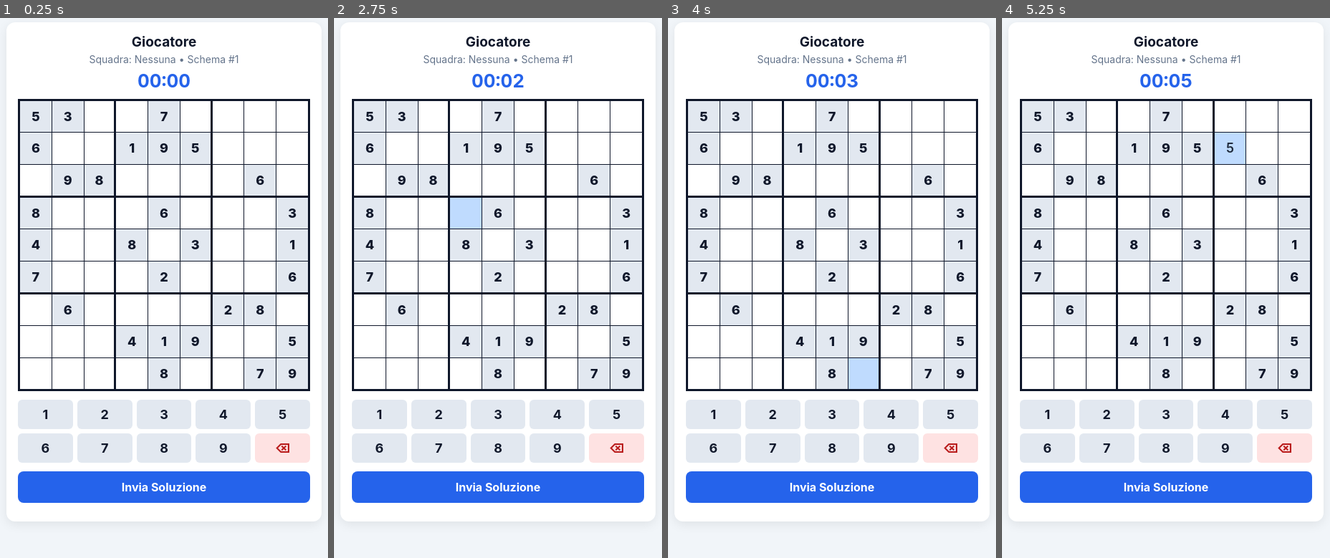
Above: before the commit, frames 1-4 (left to right).
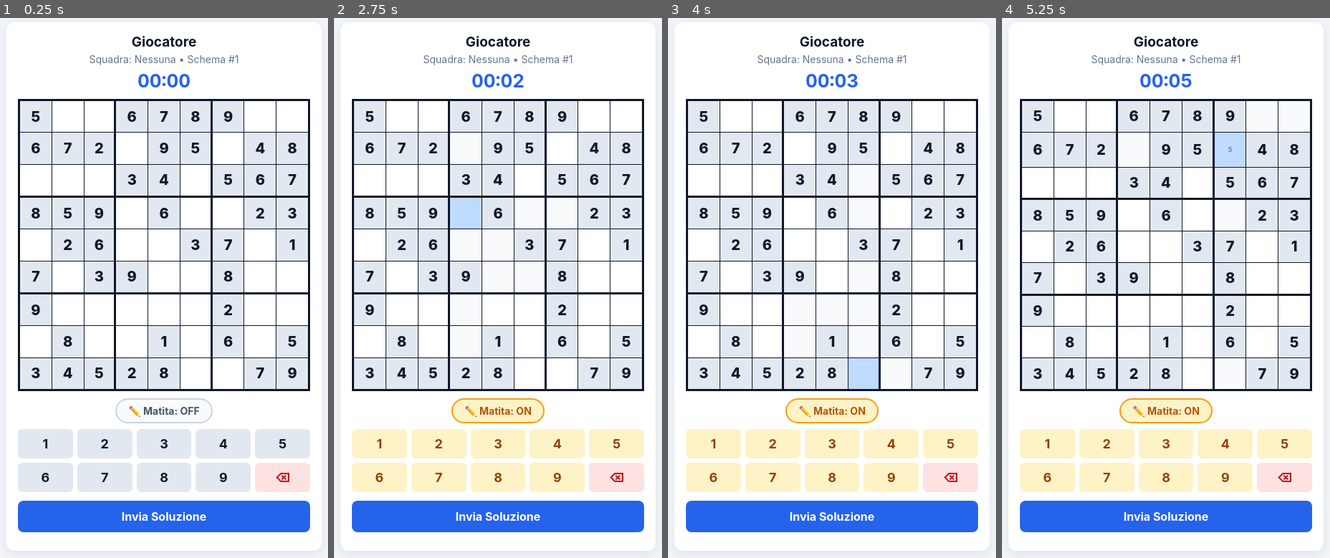
Above: after the commit, the same moments.

Repository: AngeloLanzillotti/sfida-sudoku
Game: browser game, page index.html
Two runs of this game, one before a commit and one after it. Both use one fixed random seed, a clock stepped at 60 frames per second and the inputs below.
Inputs (mouse positions are in pixels of both pictures, inside the frame that each line leads up to):
- Up to frame 1 (0.25 s): no input
- Up to frame 2 (2.75 s): click "7" at 1.27 s; click (530, 180) at 1.87 s; click (563, 212) at 2.02 s; click (465, 212) at 2.47 s; tap M at 2.52 s
- Up to frame 3 (4 s): click (704, 244) at 3.07 s; click (864, 374) at 3.67 s
- Up to frame 4 (5.25 s): click (1261, 309) at 4.27 s; click (1231, 147) at 4.52 s; click "5" at 4.87 s

The runs differ from the first frame. In frame 1, 38% of the frame differs, in the area x 3-97%, y 15-96%; in frame 2, 40%; in frame 3, 41%; in frame 4, 44%.

Commit message:
Semplify

Diff:
--- a/index.html
+++ b/index.html
@@ -21,18 +21,19 @@
       border: 3px solid #0f172a;
       background: #0f172a;
       gap: 1px;
-      margin: 0 auto 12px auto;
+      margin: 0 auto 10px auto;
     }
     .cell {
       background: white;
       display: flex;
       align-items: center;
       justify-content: center;
-      font-size: 18px;
+      font-size: 20px;
       font-weight: 600;
-      color: #1e293b;
+      color: #2563eb;
       cursor: pointer;
       user-select: none;
+      position: relative;
     }
     /* Bordi rinforzati per i blocchi 3x3 */
     .cell:nth-child(3n) { border-right: 2px solid #0f172a; }
@@ -41,13 +42,57 @@
     .cell:nth-child(n+46):nth-child(-n+54) { border-bottom: 2px solid #0f172a; }
 
     .cell.fixed { background: #e2e8f0; color: #0f172a; font-weight: 800; cursor: default; }
+    .cell.related { background: #f8fafc; }
     .cell.selected { background: #bfdbfe !important; }
-    .cell.highlight { background: #eff6ff; }
+
+    /* Mini-griglia 3x3 per le note a matita */
+    .notes-grid {
+      display: grid;
+      grid-template-columns: repeat(3, 1fr);
+      grid-template-rows: repeat(3, 1fr);
+      width: 100%;
+      height: 100%;
+      padding: 1px;
+      pointer-events: none;
+    }
+    .note-num {
+      font-size: 9px;
+      line-height: 1;
+      font-weight: 600;
+      color: #64748b;
+      display: flex;
+      align-items: center;
+      justify-content: center;
+    }
+
+    /* Barra strumenti (Matita) */
+    .tools {
+      display: flex;
+      justify-content: center;
+      margin-bottom: 8px;
+    }
+    .tool-btn {
+      padding: 7px 16px;
+      font-size: 14px;
+      font-weight: 700;
+      border-radius: 20px;
+      border: 2px solid #cbd5e1;
+      background: #f8fafc;
+      color: #475569;
+      cursor: pointer;
+      transition: all 0.15s;
+    }
+    .tool-btn.active {
+      background: #fef3c7;
+      border-color: #f59e0b;
+      color: #b45309;
+    }
 
     /* Tastiera numerica a video */
     .keypad { display: grid; grid-template-columns: repeat(5, 1fr); gap: 6px; margin-bottom: 12px; }
     .key { padding: 10px 0; font-size: 18px; font-weight: bold; background: #e2e8f0; border: none; border-radius: 6px; cursor: pointer; color: #0f172a; }
     .key:active { background: #cbd5e1; }
+    .key.pencil-mode { background: #fef3c7; color: #92400e; }
     .key-del { background: #fee2e2; color: #b91c1c; }
 
     button#submit-btn {
@@ -65,16 +110,20 @@
     <div id="timer">00:00</div>
     <div class="grid" id="board"></div>
 
-    <div class="keypad">
-      <button class="key" onclick="insertDigit(1)">1</button>
-      <button class="key" onclick="insertDigit(2)">2</button>
-      <button class="key" onclick="insertDigit(3)">3</button>
-      <button class="key" onclick="insertDigit(4)">4</button>
-      <button class="key" onclick="insertDigit(5)">5</button>
-      <button class="key" onclick="insertDigit(6)">6</button>
-      <button class="key" onclick="insertDigit(7)">7</button>
-      <button class="key" onclick="insertDigit(8)">8</button>
-      <button class="key" onclick="insertDigit(9)">9</button>
+    <div class="tools">
+      <button id="pencil-btn" class="tool-btn" onclick="togglePencil()">✏️ Matita: OFF</button>
+    </div>
+
+    <div class="keypad" id="keypad">
+      <button class="key num-key" onclick="insertDigit(1)">1</button>
+      <button class="key num-key" onclick="insertDigit(2)">2</button>
+      <button class="key num-key" onclick="insertDigit(3)">3</button>
+      <button class="key num-key" onclick="insertDigit(4)">4</button>
+      <button class="key num-key" onclick="insertDigit(5)">5</button>
+      <button class="key num-key" onclick="insertDigit(6)">6</button>
+      <button class="key num-key" onclick="insertDigit(7)">7</button>
+      <button class="key num-key" onclick="insertDigit(8)">8</button>
+      <button class="key num-key" onclick="insertDigit(9)">9</button>
       <button class="key key-del" onclick="insertDigit('')">⌫</button>
     </div>
 
@@ -83,29 +132,29 @@
   </div>
 
 <script>
-// --- INCOLLA QUI IL TUO URL DI APPS SCRIPT ---
+// --- URL DI APPS SCRIPT ---
 const SCRIPT_URL = "https://script.google.com/a/macros/hknpolito.org/s/AKfycbyNd2DW5ZdiAWixGEQUEjZ7Txlg3sT5IBcte5uO9rHiFoNXvOTFwqRgALGDOhnDADAuSg/exec";
 
-// 5 Schemi 9x9 autentici (0 = casella vuota)
+// 5 Schemi 9x9 semplificati (45 numeri dati, soluzione unica)
 const schemi = {
   "1": {
-    puzzle: "530070000600195000098000060800060003400803001700020006060000280000419005000080079",
+    puzzle: "500678900672095048000340567859060023026003701703900800900000200080010605345280079",
     sol:    "534678912672195348198342567859761423426853791713924856961537284287419635345286179"
   },
   "2": {
-    puzzle: "200080300060070084030500209000105408000000000402706000301007040720040060004010003",
+    puzzle: "000080076100073580007004010976025038010098000082700901301607840028349065604802093",
     sol:    "245981376169273584837564219976125438513498627482736951391657842728349165654812793"
   },
   "3": {
-    puzzle: "000260701680070090190004500820100040004602900050003028009300074040050036703018000",
+    puzzle: "405000081080571090097004060820100347004602905050740600000020804248957136003410250",
     sol:    "435269781682571493197834562826195347374682915951743628519326874248957136763418259"
   },
   "4": {
-    puzzle: "100489006730000040000001295007120600500703008006095700914600000020000037800512004",
+    puzzle: "100489370030250801000001295087120059000003020200800710914607500025048130800510964",
     sol:    "152489376739256841468371295387124659591763428246895713914637582625948137873512964"
   },
   "5": {
-    puzzle: "020608000580009700000040000370000500600000004008000013000020000009800036000306090",
+    puzzle: "100078905080030760967045008072461580600583200000792603006004100210800430745000802",
     sol:    "123678945584239761967145328372461589691583274458792613836924157219857436745316892"
   }
 };
@@ -122,7 +171,9 @@
 const puzzleData = schemi[idSchema] || schemi["1"];
 const board = document.getElementById("board");
 let selectedIdx = -1;
+let pencilMode = false;
 let userValues = new Array(81).fill("");
+let cellNotes = Array.from({ length: 81 }, () => new Set());
 
 // Creazione caselle
 for (let i = 0; i < 81; i++) {
@@ -140,23 +191,77 @@
   board.appendChild(cell);
 }
 
+function togglePencil() {
+  pencilMode = !pencilMode;
+  const btn = document.getElementById("pencil-btn");
+  btn.classList.toggle("active", pencilMode);
+  btn.innerText = pencilMode ? "✏️ Matita: ON" : "✏️ Matita: OFF";
+  document.querySelectorAll(".num-key").forEach(k => k.classList.toggle("pencil-mode", pencilMode));
+}
+
 function selectCell(idx) {
   if (puzzleData.puzzle[idx] !== "0") return;
   selectedIdx = idx;
+
+  const selRow = Math.floor(idx / 9);
+  const selCol = idx % 9;
+  const selBox = Math.floor(selRow / 3) * 3 + Math.floor(selCol / 3);
+
   document.querySelectorAll(".cell").forEach((c, i) => {
+    const r = Math.floor(i / 9);
+    const col = i % 9;
+    const box = Math.floor(r / 3) * 3 + Math.floor(col / 3);
     c.classList.toggle("selected", i === idx);
+    c.classList.toggle("related", i !== idx && !c.classList.contains("fixed") && (r === selRow || col === selCol || box === selBox));
   });
+}
+
+function renderCell(idx) {
+  const cell = document.querySelectorAll(".cell")[idx];
+  if (userValues[idx] !== "") {
+    cell.innerHTML = userValues[idx];
+  } else if (cellNotes[idx].size > 0) {
+    let html = '<div class="notes-grid">';
+    for (let n = 1; n <= 9; n++) {
+      html += `<div class="note-num">${cellNotes[idx].has(String(n)) ? n : ""}</div>`;
+    }
+    html += '</div>';
+    cell.innerHTML = html;
+  } else {
+    cell.innerHTML = "";
+  }
 }
 
 function insertDigit(digit) {
   if (selectedIdx === -1) return;
-  userValues[selectedIdx] = digit ? String(digit) : "";
-  const cells = document.querySelectorAll(".cell");
-  cells[selectedIdx].innerText = digit ? String(digit) : "";
-}
-
-// Supporto anche alla tastiera fisica del PC
+  const d = digit ? String(digit) : "";
+
+  if (d === "") {
+    // Cancella valore e eventuali appunti della casella
+    userValues[selectedIdx] = "";
+    cellNotes[selectedIdx].clear();
+  } else if (pencilMode) {
+    // In modalità matita: se c'era un numero definitivo lo svuota e gestisce l'appunto
+    userValues[selectedIdx] = "";
+    if (cellNotes[selectedIdx].has(d)) {
+      cellNotes[selectedIdx].delete(d);
+    } else {
+      cellNotes[selectedIdx].add(d);
+    }
+  } else {
+    // Inserimento definitivo: sovrascrive le note
+    userValues[selectedIdx] = d;
+    cellNotes[selectedIdx].clear();
+  }
+  renderCell(selectedIdx);
+}
+
+// Supporto tastiera fisica PC (tasto M per attivare/disattivare matita)
 document.addEventListener("keydown", (e) => {
+  if (e.key.toLowerCase() === "m") {
+    togglePencil();
+    return;
+  }
   if (selectedIdx === -1) return;
   if (e.key >= "1" && e.key <= "9") insertDigit(e.key);
   if (e.key === "Backspace" || e.key === "Delete") insertDigit("");
@@ -175,7 +280,7 @@
 // Verifica e invio dati
 function checkWin() {
   const currentStr = userValues.join("");
-  if (currentStr.length < 81 || currentStr.includes("")) {
+  if (currentStr.length < 81 || userValues.includes("")) {
     alert("Ci sono caselle ancora vuote!");
     return;
   }
